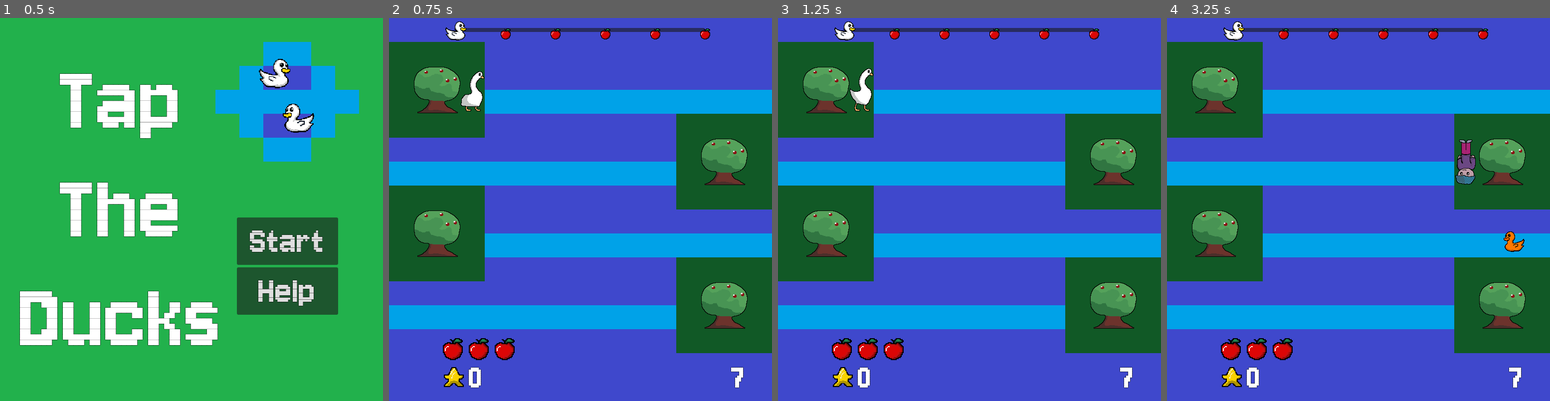
Above: before the commit, frames 1-4 (left to right).
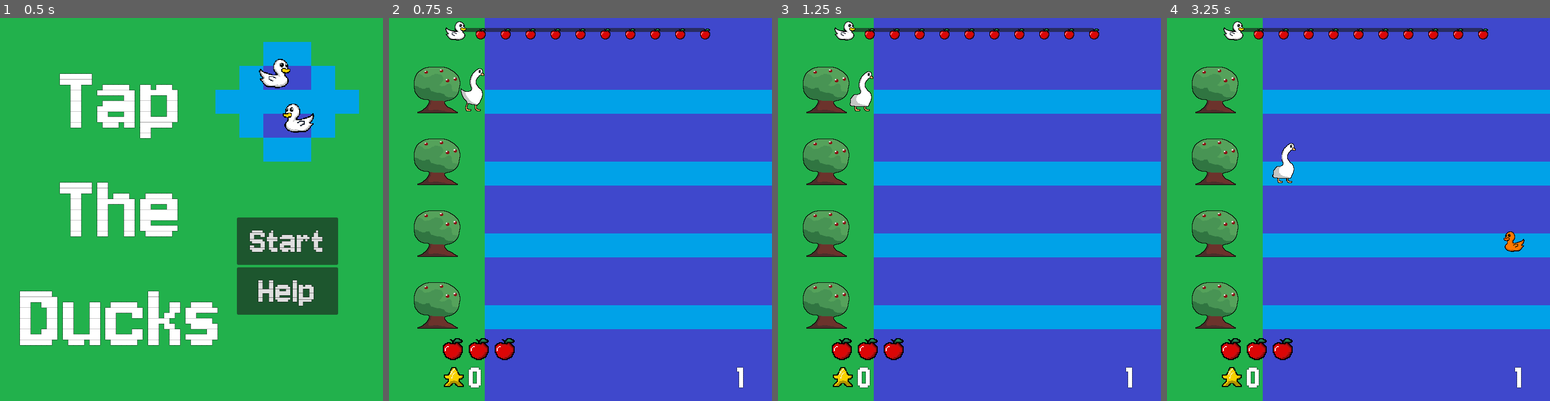
Above: after the commit, the same moments.

Repository: CamComDuck/TapTheDucks
Game: Godot game, scene res://title/title.tscn
The game is run twice, just before and just after one commit, with the same random seed, the same clock (stepped at 60 frames per second) and the same inputs.
Inputs:
- Up to frame 1 (0.5 s): no input
- Up to frame 2 (0.75 s): click "Start" at 0.5 s
- Up to frame 3 (1.25 s): no input
- Up to frame 4 (3.25 s): hold D (interact_right) 1.28-2.03 s; hold S (move_down) 2.03-2.78 s; hold D (interact_right) from 2.78 s (still down)

Frame 1 is identical in both runs. In frame 2, 34% of the frame differs, in the area x 0-100%, y 0-100%; in frame 3, 34%; in frame 4, 35%.

Commit message:
Add ui to show time remaining on ice frozen ducks

Diff:
--- a/project/audio_controller/audio_controller.tscn
+++ b/project/audio_controller/audio_controller.tscn
@@ -29,6 +29,7 @@
 [node name="FruitPickup" type="AudioStreamPlayer" parent="."]
 unique_name_in_owner = true
 stream = ExtResource("2_1rvua")
+volume_db = -3.0
 
 [node name="GooseMove" type="AudioStreamPlayer" parent="."]
 unique_name_in_owner = true
@@ -54,7 +55,7 @@
 [node name="LifeLost" type="AudioStreamPlayer" parent="."]
 unique_name_in_owner = true
 stream = ExtResource("8_j1eep")
-volume_db = 3.0
+volume_db = 10.0
 
 [node name="MenuClick" type="AudioStreamPlayer" parent="."]
 unique_name_in_owner = true
--- a/project/duck/duck.gd
+++ b/project/duck/duck.gd
@@ -62,7 +62,7 @@
 			_tween.kill()
 
 		var ice_chance := randf_range(1, 10)
-		if ice_chance < 2:
+		if ice_chance < 10:
 			var ice_position := Vector2(global_position.x, global_position.y + 7)
 			ice_spawned.emit(ice_position)
 
--- a/project/fruit/fruit_eaten.tscn
+++ b/project/fruit/fruit_eaten.tscn
@@ -1,11 +1,48 @@
-[gd_scene load_steps=5 format=3 uid="uid://c7poxqlkquslw"]
+[gd_scene load_steps=7 format=3 uid="uid://c7poxqlkquslw"]
 
 [ext_resource type="Texture2D" uid="uid://tmol3aehe6c" path="res://fruit/graphics/fruit_eaten.png" id="1_8umyb"]
 [ext_resource type="Script" path="res://fruit/fruit_eaten.gd" id="1_fclcl"]
-[ext_resource type="AudioStream" uid="uid://4tf8ut585yus" path="res://audio_controller/FruitPickup.wav" id="3_4f7si"]
 
 [sub_resource type="RectangleShape2D" id="RectangleShape2D_2qe5d"]
 size = Vector2(24, 24)
+
+[sub_resource type="Animation" id="Animation_vct1f"]
+resource_name = "spin"
+length = 1.5
+loop_mode = 1
+tracks/0/type = "value"
+tracks/0/imported = false
+tracks/0/enabled = true
+tracks/0/path = NodePath("Sprite2D:rotation")
+tracks/0/interp = 1
+tracks/0/loop_wrap = true
+tracks/0/keys = {
+"times": PackedFloat32Array(0, 1.5),
+"transitions": PackedFloat32Array(1, 1),
+"update": 0,
+"values": [0.0, 6.28319]
+}
+
+[sub_resource type="Animation" id="Animation_7ivnr"]
+length = 0.001
+tracks/0/type = "value"
+tracks/0/imported = false
+tracks/0/enabled = true
+tracks/0/path = NodePath("Sprite2D:rotation")
+tracks/0/interp = 1
+tracks/0/loop_wrap = true
+tracks/0/keys = {
+"times": PackedFloat32Array(0),
+"transitions": PackedFloat32Array(1),
+"update": 0,
+"values": [0.0]
+}
+
+[sub_resource type="AnimationLibrary" id="AnimationLibrary_o2q2v"]
+_data = {
+"RESET": SubResource("Animation_7ivnr"),
+"spin": SubResource("Animation_vct1f")
+}
 
 [node name="FruitEaten" type="Area2D"]
 z_index = 9
@@ -21,8 +58,11 @@
 [node name="CollisionShape2D" type="CollisionShape2D" parent="."]
 shape = SubResource("RectangleShape2D_2qe5d")
 
-[node name="FruitPickup" type="AudioStreamPlayer" parent="."]
-stream = ExtResource("3_4f7si")
+[node name="AnimationPlayer" type="AnimationPlayer" parent="."]
+libraries = {
+"": SubResource("AnimationLibrary_o2q2v")
+}
+autoplay = "spin"
 
 [connection signal="area_entered" from="." to="." method="_on_area_entered"]
 [connection signal="body_entered" from="." to="." method="_on_body_entered"]
--- a/project/fruit/fruit_whole.tscn
+++ b/project/fruit/fruit_whole.tscn
@@ -1,10 +1,48 @@
-[gd_scene load_steps=4 format=3 uid="uid://b6ij25dlry14y"]
+[gd_scene load_steps=7 format=3 uid="uid://b6ij25dlry14y"]
 
 [ext_resource type="Script" path="res://fruit/fruit_whole.gd" id="1_7hst7"]
 [ext_resource type="Texture2D" uid="uid://cvkbvvy3tygxa" path="res://fruit/graphics/fruit_whole.png" id="1_x28de"]
 
 [sub_resource type="RectangleShape2D" id="RectangleShape2D_6doq7"]
 size = Vector2(24, 24)
+
+[sub_resource type="Animation" id="Animation_vct1f"]
+resource_name = "spin"
+length = 1.5
+loop_mode = 1
+tracks/0/type = "value"
+tracks/0/imported = false
+tracks/0/enabled = true
+tracks/0/path = NodePath("Sprite2D:rotation")
+tracks/0/interp = 1
+tracks/0/loop_wrap = true
+tracks/0/keys = {
+"times": PackedFloat32Array(0, 1.5),
+"transitions": PackedFloat32Array(1, 1),
+"update": 0,
+"values": [0.0, 6.28319]
+}
+
+[sub_resource type="Animation" id="Animation_7ivnr"]
+length = 0.001
+tracks/0/type = "value"
+tracks/0/imported = false
+tracks/0/enabled = true
+tracks/0/path = NodePath("Sprite2D:rotation")
+tracks/0/interp = 1
+tracks/0/loop_wrap = true
+tracks/0/keys = {
+"times": PackedFloat32Array(0),
+"transitions": PackedFloat32Array(1),
+"update": 0,
+"values": [0.0]
+}
+
+[sub_resource type="AnimationLibrary" id="AnimationLibrary_o2q2v"]
+_data = {
+"RESET": SubResource("Animation_7ivnr"),
+"spin": SubResource("Animation_vct1f")
+}
 
 [node name="FruitWhole" type="Area2D"]
 z_index = 10
@@ -21,5 +59,11 @@
 [node name="Sprite2D" type="Sprite2D" parent="."]
 texture = ExtResource("1_x28de")
 
+[node name="AnimationPlayer" type="AnimationPlayer" parent="."]
+libraries = {
+"": SubResource("AnimationLibrary_o2q2v")
+}
+autoplay = "spin"
+
 [connection signal="area_entered" from="." to="." method="_on_area_entered"]
 [connection signal="body_entered" from="." to="." method="_on_body_entered"]
--- a/project/game_overlay/game_overlay.gd
+++ b/project/game_overlay/game_overlay.gd
@@ -9,6 +9,17 @@
 @onready var life := load("res://game_overlay/life.tscn") as PackedScene
 @onready var round_label := $RoundLabel as Label
 @onready var round_progress_slider := $RoundProgressSlider as HSlider
+@onready var freeze_timer_container := $FreezeTimerContainer as VBoxContainer
+@onready var texture_progress_bar := $FreezeTimerContainer/TextureProgressBar as TextureProgressBar
+
+func update_freezer_progress_value(value : float) -> void:
+	print(value)
+	if not freeze_timer_container.visible:
+		freeze_timer_container.show()
+	texture_progress_bar.value = value
+	if value < 0.5:
+		freeze_timer_container.hide()
+
 
 func update_round_progress_value(value : int) -> void:
 	round_progress_slider.value = value
--- a/project/game_overlay/game_overlay.tscn
+++ b/project/game_overlay/game_overlay.tscn
@@ -6,6 +6,9 @@
 [ext_resource type="Texture2D" uid="uid://chmktvkf4d0fm" path="res://game_overlay/Points.png" id="4_nnei5"]
 [ext_resource type="Texture2D" uid="uid://dwbmhjla24vos" path="res://duck/graphics/default_1.png" id="5_sns4n"]
 [ext_resource type="Texture2D" uid="uid://cvkbvvy3tygxa" path="res://fruit/graphics/fruit_whole.png" id="6_bm8l6"]
+[ext_resource type="Texture2D" uid="uid://c3vpasorjvx4n" path="res://ice/ice.png" id="7_ril57"]
+[ext_resource type="Texture2D" uid="uid://b66yhgmxcsh3d" path="res://game_overlay/frozen_progress_bg.png" id="8_efgtv"]
+[ext_resource type="Texture2D" uid="uid://j3p0yfsturvb" path="res://game_overlay/frozen_progress.png" id="9_gouch"]
 
 [sub_resource type="Curve" id="Curve_tdlt4"]
 _data = [Vector2(0, 1), 0.0, 0.0, 0, 0, Vector2(1, 0), 0.0, 0.0, 0, 0]
@@ -156,5 +159,26 @@
 tick_count = 6
 ticks_on_borders = true
 
+[node name="FreezeTimerContainer" type="VBoxContainer" parent="."]
+visible = false
+layout_mode = 0
+offset_left = 24.0
+offset_top = 640.0
+offset_right = 48.0
+offset_bottom = 692.0
+scale = Vector2(2, 2)
+
+[node name="IceTexture" type="TextureRect" parent="FreezeTimerContainer"]
+layout_mode = 2
+texture = ExtResource("7_ril57")
+stretch_mode = 4
+
+[node name="TextureProgressBar" type="TextureProgressBar" parent="FreezeTimerContainer"]
+custom_minimum_size = Vector2(24, 24)
+layout_mode = 2
+fill_mode = 4
+texture_under = ExtResource("8_efgtv")
+texture_progress = ExtResource("9_gouch")
+
 [connection signal="pressed" from="GameEndContainer/PlayAgainButton" to="." method="_on_play_again_button_pressed"]
 [connection signal="pressed" from="GameEndContainer/MenuButton" to="." method="_on_menu_button_pressed"]
--- a/project/goose/goose.tscn
+++ b/project/goose/goose.tscn
@@ -79,5 +79,5 @@
 [node name="Sprite2D" type="AnimatedSprite2D" parent="."]
 sprite_frames = SubResource("SpriteFrames_c63i7")
 autoplay = "default"
-frame = 1
-frame_progress = 0.946445
+frame = 4
+frame_progress = 0.297189
--- /dev/null
+++ b/project/level/firework_particles.gd
@@ -0,0 +1,5 @@
+class_name Fireworks
+extends CPUParticles2D
+
+func _on_finished() -> void:
+	queue_free()
--- a/project/level/lost_life_particles.tscn
+++ b/project/level/firework_particles.tscn
@@ -1,10 +1,12 @@
-[gd_scene load_steps=2 format=3 uid="uid://h6fjft7vwj0n"]
+[gd_scene load_steps=3 format=3 uid="uid://h6fjft7vwj0n"]
+
+[ext_resource type="Script" path="res://level/firework_particles.gd" id="1_raxeq"]
 
 [sub_resource type="Curve" id="Curve_pagwl"]
 _data = [Vector2(0, 1), 0.0, 0.0, 0, 0, Vector2(1, 0), 0.0, 0.0, 0, 0]
 point_count = 2
 
-[node name="LostLifeParticles" type="CPUParticles2D"]
+[node name="FireworkParticles" type="CPUParticles2D"]
 z_index = 10
 z_as_relative = false
 emitting = false
@@ -22,3 +24,6 @@
 scale_amount_max = 20.0
 scale_amount_curve = SubResource("Curve_pagwl")
 color = Color(1, 0, 0, 1)
+script = ExtResource("1_raxeq")
+
+[connection signal="finished" from="." to="." method="_on_finished"]
--- a/project/level/ice_hit_particles.tscn
+++ /dev/null
@@ -1,24 +0,0 @@
-[gd_scene load_steps=2 format=3 uid="uid://esxcd5amskrx"]
-
-[sub_resource type="Curve" id="Curve_pagwl"]
-_data = [Vector2(0, 1), 0.0, 0.0, 0, 0, Vector2(1, 0), 0.0, 0.0, 0, 0]
-point_count = 2
-
-[node name="LostLifeParticles" type="CPUParticles2D"]
-z_index = 10
-z_as_relative = false
-emitting = false
-amount = 25
-lifetime = 0.3
-one_shot = true
-explosiveness = 0.9
-emission_shape = 2
-emission_sphere_radius = 1.0
-spread = 180.0
-gravity = Vector2(0, 0)
-initial_velocity_min = 450.0
-initial_velocity_max = 500.0
-scale_amount_min = 10.0
-scale_amount_max = 20.0
-scale_amount_curve = SubResource("Curve_pagwl")
-color = Color(9.62615e-06, 0.918985, 0.922503, 1)
--- a/project/level/level.gd
+++ b/project/level/level.gd
@@ -10,10 +10,11 @@
 var _background : TileMapLayer = null
 
 var _current_points := 0
-var _current_round := 7
-var _round_max_ducks := 5
+var _current_round := 1
+var _round_max_ducks := 10
 var _round_current_ducks := 0
 var _ducks_finished := 0
+var _ducks_currently_frozen := false
 
 var _lane_tree_is_left : Array[bool] = [true, true, true, true]
 
@@ -65,8 +66,7 @@
 
 @onready var minigame := load("res://minigame/minigame.tscn") as PackedScene
 
-@onready var lost_life_particles := load("res://level/lost_life_particles.tscn") as PackedScene
-@onready var ice_hit_particles := load("res://level/ice_hit_particles.tscn") as PackedScene
+@onready var firework_particles := load("res://level/firework_particles.tscn") as PackedScene
 
 func _ready() -> void:
 	_goose_positions.append(goose_position_1)
@@ -94,6 +94,11 @@
 
 func _physics_process(_delta: float) -> void:
 	var _goose_speed := 150
+
+	if _ducks_currently_frozen:
+		var frozen_time_left_percent := (duck_freeze.time_left / duck_freeze.wait_time) * 100
+		game_overlay.update_freezer_progress_value(frozen_time_left_percent)
+
 	if not _allow_input:
 		pass
 
@@ -212,12 +217,12 @@
 		game_overlay.update_lives_label()
 		AudioController.play_sound_life_lost()
 
-		var new_particles := lost_life_particles.instantiate() as CPUParticles2D
+		var new_particles := firework_particles.instantiate() as Fireworks
 		add_child.call_deferred(new_particles)
 		new_particles.global_position = particle_position
+		new_particles.color = Color(Color.RED)
 		new_particles.emitting = true
-		await new_particles.finished
-		new_particles.queue_free()
+
 
 		if GameInfo.lives == 0:
 			AudioController.play_sound_lose()
@@ -272,13 +277,13 @@
 	duck_freeze.start()
 	AudioController.toggle_music_volume(true)
 	AudioController.play_sound_freeze()
-
-	var new_particles := ice_hit_particles.instantiate() as CPUParticles2D
+	_ducks_currently_frozen = true
+
+	var new_particles := firework_particles.instantiate() as Fireworks
 	add_child.call_deferred(new_particles)
 	new_particles.global_position = particle_position
+	new_particles.color = Color(Color.DEEP_SKY_BLUE)
 	new_particles.emitting = true
-	await new_particles.finished
-	new_particles.queue_free()
 
 
 func _on_round_start() -> void:
@@ -402,3 +407,4 @@
 	for i in _current_ducks_swimming:
 		i.toggle_frozen(false)
 	AudioController.toggle_music_volume(false)
+	_ducks_currently_frozen = false
Binary file added: project/game_overlay/frozen_progress.png
Not shown, added: project/game_overlay/frozen_progress.png.import
Binary file added: project/game_overlay/frozen_progress_bg.png
Not shown, added: project/game_overlay/frozen_progress_bg.png.import
Not shown: 1 places in project/game_overlay/game_overlay.tscn that only renumber resources
